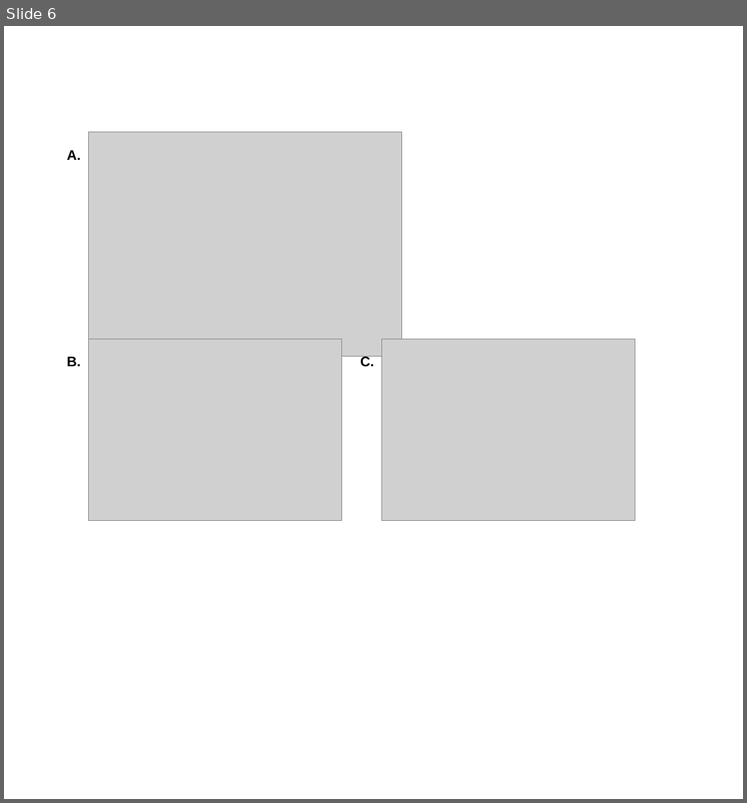
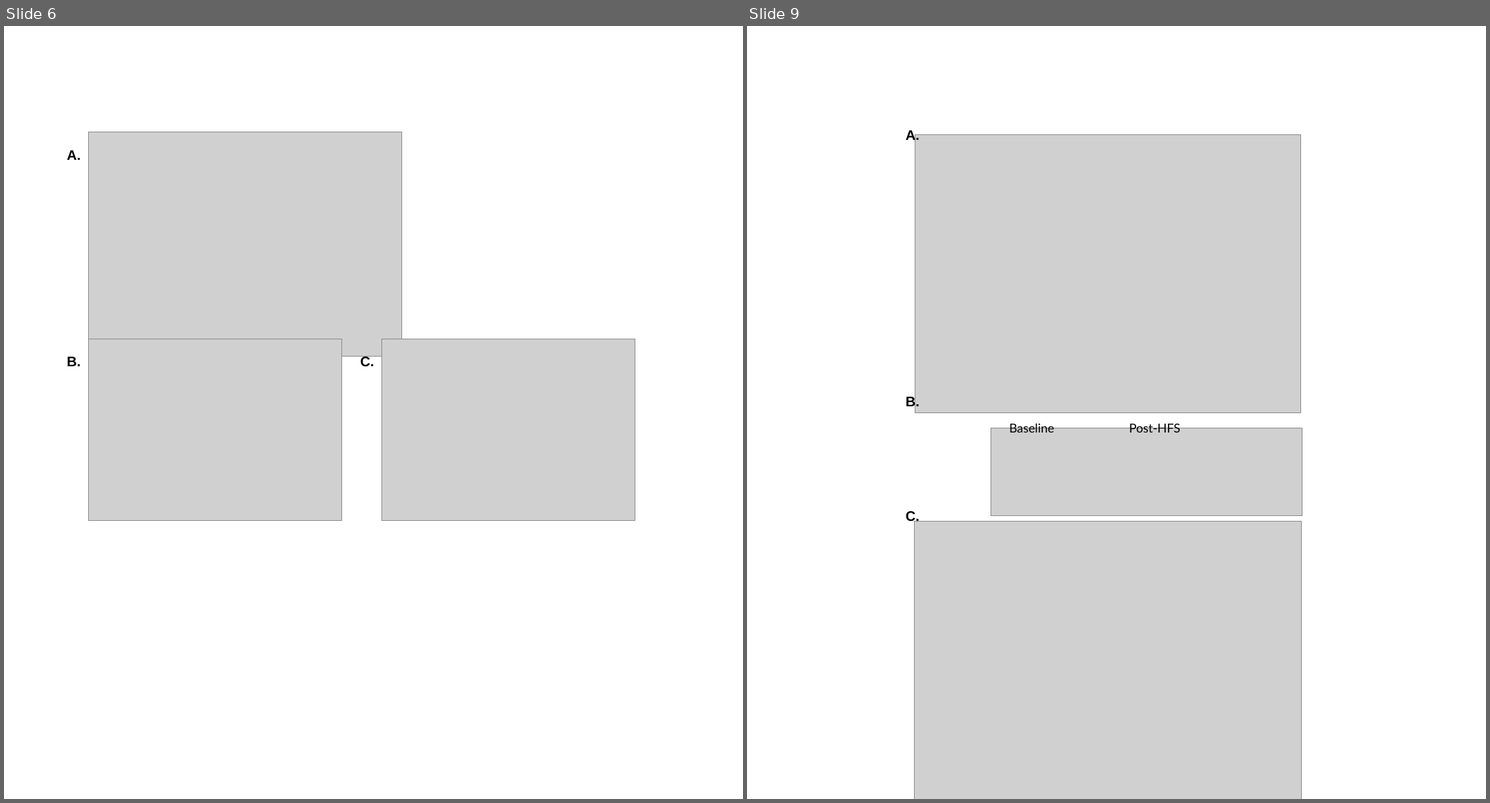
Before and after one commit to rmuzzatti/honours, a slide deck: Writing/thesis/results/results_figures.pptx. Shown side by side, each under a label of ours: slide 6 before the commit, slides 6 and 9 after it; the slides between them are not shown. The pictures are 747x803 and 1490x803 pixels, drawn with LibreOffice and Linux fonts; fonts in the diff are those of the drawing; grey boxes stand for pictures. Boxes give left, top, right and bottom in pixels: in the first picture for what was removed or moved away, otherwise in the second. Text is boxed around its words. In the diff, an @@ line names an element or a change of style, - is before the commit and + after.

```diff
--- a/Writing/thesis/results/results_figures.pptx
+++ b/Writing/thesis/results/results_figures.pptx
@@ slide 9 added at (747, 26, 1486, 799), background #FFFFFF @@
@@ text added at (906, 130, 919, 143), 18 pt, text #000000, bold @@
+A.
@@ picture added at (915, 135, 1300, 412) @@
@@ text added at (906, 395, 919, 409), 18 pt, text #000000, bold @@
+B.
@@ picture added at (991, 428, 1302, 515) @@
@@ text added at (1009, 421, 1054, 432), 16 pt, text #000000 @@
+Baseline
@@ text added at (1129, 421, 1180, 432), 16 pt, text #000000 @@
+Post-HFS
@@ text added at (906, 511, 919, 523), 18 pt, text #000000, bold @@
+C.
@@ picture added at (914, 521, 1301, 799) @@
```
Also in this commit, not shown: 3 other slides added, 17 other files.
